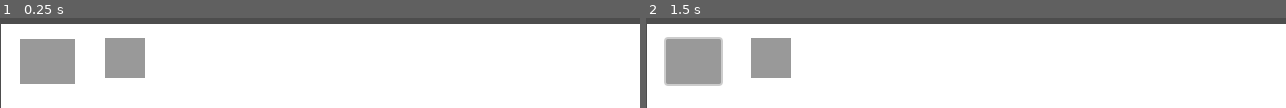
Above: before the commit, frames 1-2 (left to right).
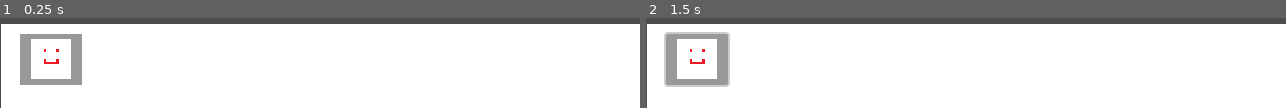
Above: after the commit, the same moments.

Repository: Hyper-Burner/GMTK-Game-Jam-2024
Game: Godot game, scene res://main.tscn
Same seed, same stepped clock (60 frames per second), same inputs: the game is played once before the commit and once after it.
Inputs (mouse positions are in pixels of both pictures, inside the frame that each line leads up to; where the layout moved, square brackets give the same spot in the first picture):
- Up to frame 1 (0.25 s): no input
- Up to frame 2 (1.5 s): click (697, 59) [690, 61] at 0.5 s; tap Enter at 1.25 s; move the mouse to (outside the picture) at 1.27 s; hold D (right) from 1.28 s (still down); click (outside the picture) at 1.42 s

The runs differ from the first frame. In frame 1, 6.7% of the frame differs, in the area x 3-23%, y 17-75%; in frame 2, 7.3%, in the area x 2-23%, y 15-77%.

Commit message:
added machines folder

Diff:
--- a/main.tscn
+++ b/main.tscn
@@ -1,14 +1,19 @@
-[gd_scene load_steps=7 format=3 uid="uid://c6aadg2b6nnrx"]
+[gd_scene load_steps=10 format=3 uid="uid://c6aadg2b6nnrx"]
 
 [ext_resource type="PackedScene" uid="uid://msibxbi6xaqy" path="res://player.tscn" id="1_l3dcw"]
+[ext_resource type="Script" path="res://tile_map_layer.gd" id="2_e6phl"]
 [ext_resource type="Script" path="res://camera.gd" id="2_e6tcn"]
+[ext_resource type="Texture2D" uid="uid://c5ryq5ixkaljr" path="res://test.PNG" id="4_68lwo"]
 
 [sub_resource type="StyleBoxFlat" id="StyleBoxFlat_81i1s"]
+
+[sub_resource type="StyleBoxFlat" id="StyleBoxFlat_5rcld"]
 
 [sub_resource type="StyleBoxFlat" id="StyleBoxFlat_ouf8y"]
 
 [sub_resource type="Theme" id="Theme_k5fio"]
 Button/styles/normal = SubResource("StyleBoxFlat_81i1s")
+Button/styles/pressed = SubResource("StyleBoxFlat_5rcld")
 Label/fonts/font = null
 Panel/styles/panel = SubResource("StyleBoxFlat_ouf8y")
 
@@ -19,6 +24,7 @@
 [node name="PC" parent="." instance=ExtResource("1_l3dcw")]
 
 [node name="TileMapLayer" type="TileMapLayer" parent="."]
+script = ExtResource("2_e6phl")
 
 [node name="Camera" type="Camera2D" parent="." node_paths=PackedStringArray("TargetNode")]
 script = ExtResource("2_e6tcn")
@@ -44,13 +50,14 @@
 [node name="Button" type="Button" parent="Camera/Ui/TextureRect"]
 layout_mode = 0
 offset_left = 19.0
-offset_top = 15.0
-offset_right = 74.0
-offset_bottom = 60.0
+offset_top = 10.0
+offset_right = 81.0
+offset_bottom = 61.0
 
-[node name="Panel" type="Panel" parent="Camera/Ui/TextureRect/Button"]
+[node name="TextureRect" type="TextureRect" parent="Camera/Ui/TextureRect/Button"]
 layout_mode = 0
-offset_left = 85.0
-offset_top = -1.0
-offset_right = 125.0
-offset_bottom = 39.0
+offset_left = 11.0
+offset_top = 5.0
+offset_right = 51.0
+offset_bottom = 45.0
+texture = ExtResource("4_68lwo")
--- a/tile_map_layer.gd
+++ b/tile_map_layer.gd
@@ -1,6 +1,6 @@
 extends TileMapLayer
 
-var place_new = true # Set this to true when there is a new node created to move
+var place_new = false # Set this to true when there is a new node created to move
 @export var node_to_move: Node2D # Change the node this is linked to when there is a new node to place
 
 func _ready() -> void:
